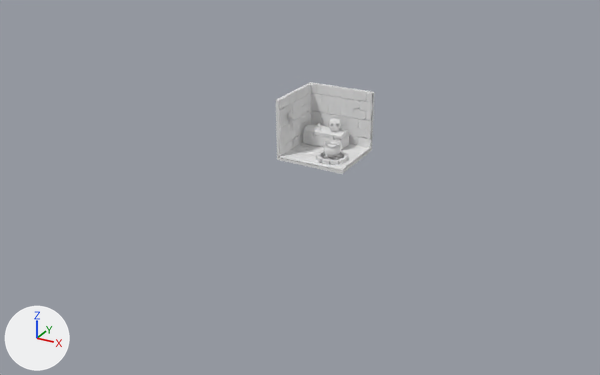
Renders of the Blender file Blends/Witch_Brew.blend from each side of a commit.
Camera for both pictures: a 50 mm camera at (30.2, -59.4, 26.0) aimed at (-1.2, -2.3, -2.5). Lighting does not change. The marker at lower left points along +X, +Y and +Z.
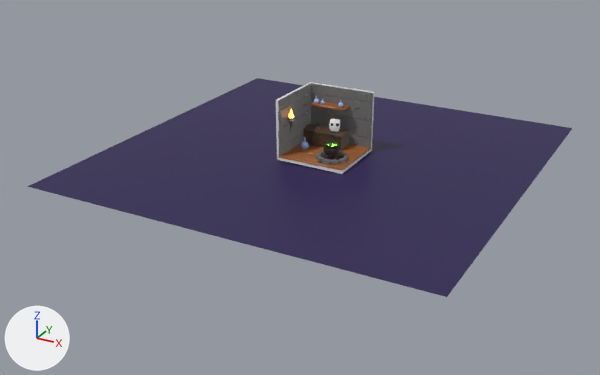
Edits to the bpy script that builds the scene:
```text
Add mat_metal:
    mat_metal = principled_material('Metal')
    mat_metal.base_color = (0.0358, 0.0358, 0.0358)  # black #353535
Add mat_wood_02:
    mat_wood_02 = principled_material('Wood_02')
    mat_wood_02.base_color = (0.084, 0.0442, 0.021)  # brown #523b28
Change me_circle:
    where me_circle.from_pydata(...)  # 384 vertices, 354 faces; spans x -1.03..1.03, y -1.03..1.03, z -0.21..1.2
    add me_circle.materials.append(mat_darkbrown)  # black #2a190e
Change me_cube_010:
    where me_cube_010.from_pydata(...)  # 82 vertices, 75 faces; spans x 6.2..14.6, y -5.9..19.5, z 0.6..11.0
    used by ob_cube_010; location = (1.25, -1.15, 0.03); rotation_euler = (0.0, 0.0, -4.408), in degrees (0, 0, -253); scale = (0.318, 0.157, 0.157)
    me_cube_010 part 1: all 14 faces centred in x 6.7..12.1, y -1.1..2.9, z 0.6..11.0 switch from no material to mat_metal (black #353535)
    me_cube_010 part 2: all 14 faces centred in x 8.6..14.0, y 11.0..14.7, z 0.6..11.0 switch from no material to mat_metal (black #353535)
    me_cube_010 part 3: all 16 faces centred in x 6.3..10.3, y -5.3..-2.7, z 4.3..9.3 switch from no material to mat_wood_02 (brown #523b28)
    me_cube_010 part 4: all 16 faces centred in x 7.6..12.8, y 5.3..8.4, z 1.2..10.6 switch from no material to mat_wood_02 (brown #523b28)
Change me_icosphere_003:
    used by ob_icosphere_003; location = (-2.58, -1.37, 3.55); scale = (0.282, 0.282, 0.282)
    remove me_icosphere_003.from_pydata(...)  # 42 vertices, 80 faces; spans x -0.88..0.92, y -1.01..0.89, z -1.44..2.0
    add me_icosphere_003.from_pydata(...)  # 24 vertices, 19 faces; spans x 0.9..12.3, y 10.73..14.77, z -0.14..0.44
    me_icosphere_003 part 5: 24 vertices added at x 0.9..12.3, y 10.73..14.77, z -0.14..0.44
    add me_icosphere_003.materials.append(mat_wood)  # brown #9a5d2d
Change me_plane_032:
    where me_plane_032.from_pydata(...)  # 390 vertices, 255 faces; spans x -1.01..1.0, y 0.94..0.98, z 0.05..1.79
    add me_plane_032.materials.append(mat_stone)  # grey #747474
Change me_plane_034:
    where me_plane_034.from_pydata(...)  # 390 vertices, 255 faces; spans x -1.01..1.0, y 0.94..0.98, z 0.05..1.79
    add me_plane_034.materials.append(mat_stone)  # grey #747474
Change me_plane_033:
    where me_plane_033.from_pydata(...)  # 432 vertices, 309 faces; spans x -1.0..1.0, y -1.0..1.68, z 0.01..0.05
    add me_plane_033.materials.append(mat_wood)  # brown #9a5d2d
Add me_plane_036:
    me_plane_036.from_pydata([(-1.0, -1.0, 0.0), (1.0, -1.0, 0.0), (-1.0, 1.0, 0.0), (1.0, 1.0, 0.0)], [], [(0, 1, 3, 2)])
    me_plane_036.materials.append(mat_ground)  # dark purple #281a52
Add ob_plane_036:
    ob_plane_036 = bpy.data.objects.new('Plane.036', me_plane_036)
    ob_plane_036.location = (-0.41, 0.53, -0.34)
    ob_plane_036.scale = (17.4, 17.4, 17.4)
Add ob_sphere_004:
    ob_sphere_004 = bpy.data.objects.new('Sphere.004', me_sphere_005)  # 336 vertices, 326 faces; spans x -1.0..1.0, y -1.0..1.0, z -0.71..2.01; in mat_glass (blue #9eb7f0)
    ob_sphere_004.location = (-1.98, -0.02, 0.42)
    ob_sphere_004.scale = (0.365, 0.365, 0.365)
```

Changed parts and their boxes [x1, y1, x2, y2] in the pictures (600 x 375 px):
'Plane.036', added: after [27, 78, 572, 297]
'Plane.032', recoloured: [311, 83, 372, 148] in both
'Plane.033', recoloured: [278, 84, 311, 157] in both
'Plane.034', recoloured (white to brown): [279, 142, 371, 170] in both
'Icosphere.003', reshaped: before [288, 110, 294, 118]; after [311, 101, 350, 111]
'Circle', recoloured: [324, 141, 340, 156] in both
'Sphere.004', added: after [301, 137, 309, 149]
part 1 of me_cube_010, recoloured: [330, 128, 343, 142] in both
part 2 of me_cube_010, recoloured: [310, 125, 322, 146] in both
part 3 of me_cube_010, recoloured: [341, 131, 349, 150] in both
part 4 of me_cube_010, recoloured (grey to brown): [303, 124, 348, 150] in both
part 5 of me_icosphere_003, added: after [311, 101, 350, 111]
